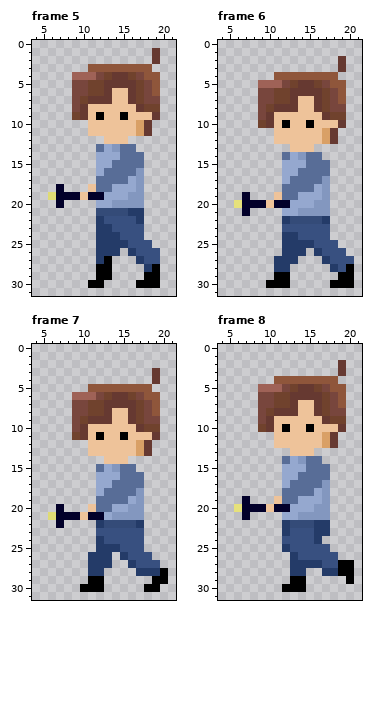
Pixel-art file: Assets/Sprites/Game/Player/Sam_other_side_run_flashlight.aseprite. Above, as it was before the edit.
32x32 pixels, 10 frames. Shown: frame 5: x 4..21, y 0..31; frame 6: x 4..21, y 0..31; frame 7: x 4..21, y 0..31; frame 8: x 4..21, y 0..31. The commit also changed other frames, which this record leaves out.
The same view after the edit:
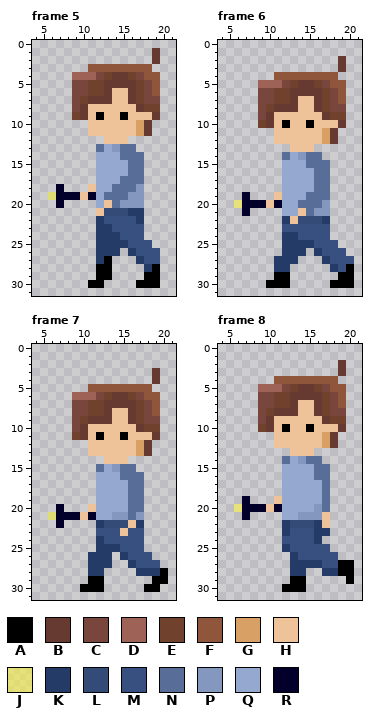
Palette (. is transparent): A #000000  B #663931  C #78463d  D #9f6257  E #70422d  F #8f563b  G #d9a066  H #eec39a  J #fbf2368c  K #243b68  L #344b78  M #385080  N #586d97  P #8397bf  Q #95a8cf  R #02002a
Commit: fix flashlight (wrong hand)
Edits made:
Frame 5, layers "hände", "light":
Colour H replaces colour L in row 21 at x 12.
Colour H replaces colour Q in row 20 at x 13.
Colour N replaces colour P in rows 16 to 17 at x 17; in row 20 at x 14.
Colour N replaces colour Q in row 17 at x 16; in row 18 at x 14 to 16; in row 19 at x 13 to 15.
Colour Q replaces colour N in row 15 at x 14 to 15; in row 16 at x 13 to 15; in row 17 at x 12 to 14; in row 18 at x 12 to 13.
Colour Q replaces colour R in row 19 at x 12.
Frame 6, layers "hände", "light":
Colour H replaces colour L in row 22 at x 13.
Colour H replaces colour P in row 21 at x 14.
Colour N replaces colour P in rows 17 to 19 at x 17; in row 20 at x 16; in row 21 at x 15.
Colour N replaces colour Q in row 18 at x 16; in row 19 at x 15 to 16; in row 20 at x 14 to 15.
Colour Q replaces colour N in row 16 at x 14 to 15; in row 17 at x 13 to 15; in row 18 at x 12 to 15; in row 19 at x 12 to 13.
Colour Q replaces colour R in row 20 at x 12.
Frame 7, layers "hände", "light":
Colour H replaces colour L in row 22 at x 16.
Colour H replaces colour M in row 23 at x 15.
Colour N replaces colour P in rows 18 to 19 at x 17; in row 20 at x 16 to 17; in row 21 at x 16.
Colour N replaces colour Q in row 19 at x 16.
Colour Q replaces colour N in row 17 at x 14 to 15; in row 18 at x 13 to 15; in row 19 at x 12 to 15; in row 20 at x 12 to 13.
Colour Q replaces colour R in row 21 at x 12.
Frame 8, layers "hände", "light":
Colour H replaces colour K in row 22 at x 17.
Colour H replaces colour P in row 21 at x 17.
Colour N replaces colour P in rows 17 to 20 at x 17.
Colour Q replaces colour N in row 15 at x 15; in row 16 at x 14 to 15; in row 17 at x 13 to 16; in row 18 at x 12 to 15; in row 19 at x 12 to 13.
Colour Q replaces colour R in row 20 at x 12.
